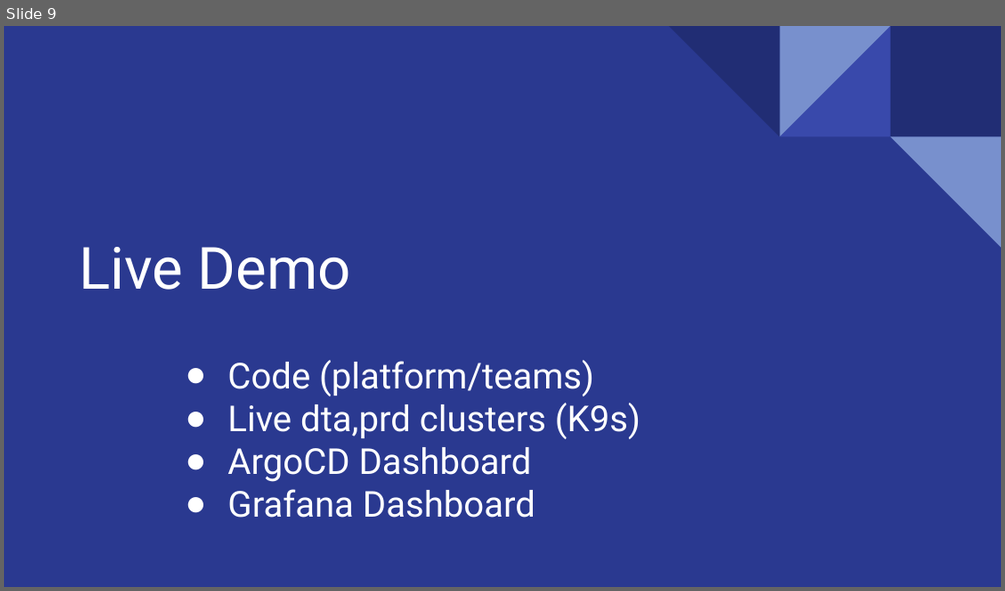
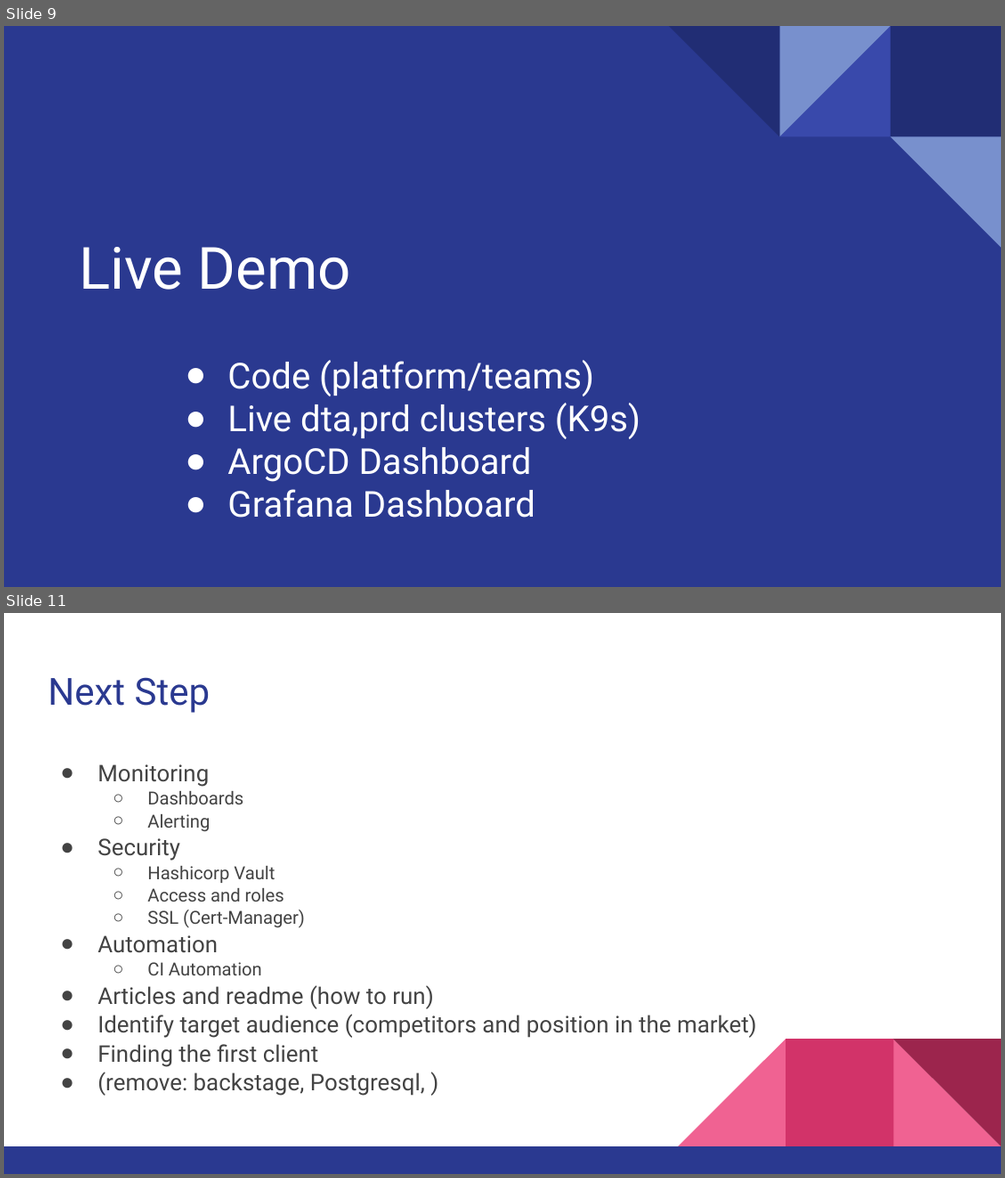
Before and after one commit to mojtabaimani/idp-kubernetes, a slide deck: idp-kubernetes.pptx. Shown one above the other, each under a label of ours: slide 9 before the commit, slides 9 and 11 after it; the slides between them are not shown. The pictures are 1005x591 and 1005x1178 pixels, drawn with LibreOffice and Linux fonts; fonts in the diff are those of the drawing. Boxes give left, top, right and bottom in pixels: in the first picture for what was removed or moved away, otherwise in the second. Text is boxed around its words. In the diff, an @@ line names an element or a change of style, - is before the commit and + after.

```diff
--- a/idp-kubernetes.pptx
+++ b/idp-kubernetes.pptx
@@ slide 11 added at <box>4,613,1001,1174</box>, background #FFFFFF @@
@@ title added at <box>48,677,210,713</box>, 27 pt, text #2A3990 @@
+Next Step
@@ text added at <box>97,764,757,1095</box>, 16.6 pt, text #434343 @@
+● Monitoring
+  ○ Dashboards
+  ○ Alerting
+● Security
+  ○ Hashicorp Vault
+  ○ Access and roles
+  ○ SSL (Cert-Manager)
+● Automation
+  ○ CI Automation
+● Articles and readme (how to run)
+● Identify target audience (competitors and position in the market)
+● Finding the first client
+● (remove: backstage, Postgresql, )
@@ group added at <box>4,1038,1001,1174</box>: 3 right triangles, 2 rectangles @@
```
Also in this commit, not shown: 1 slide changed, 1 other slide added, 2 other files.
